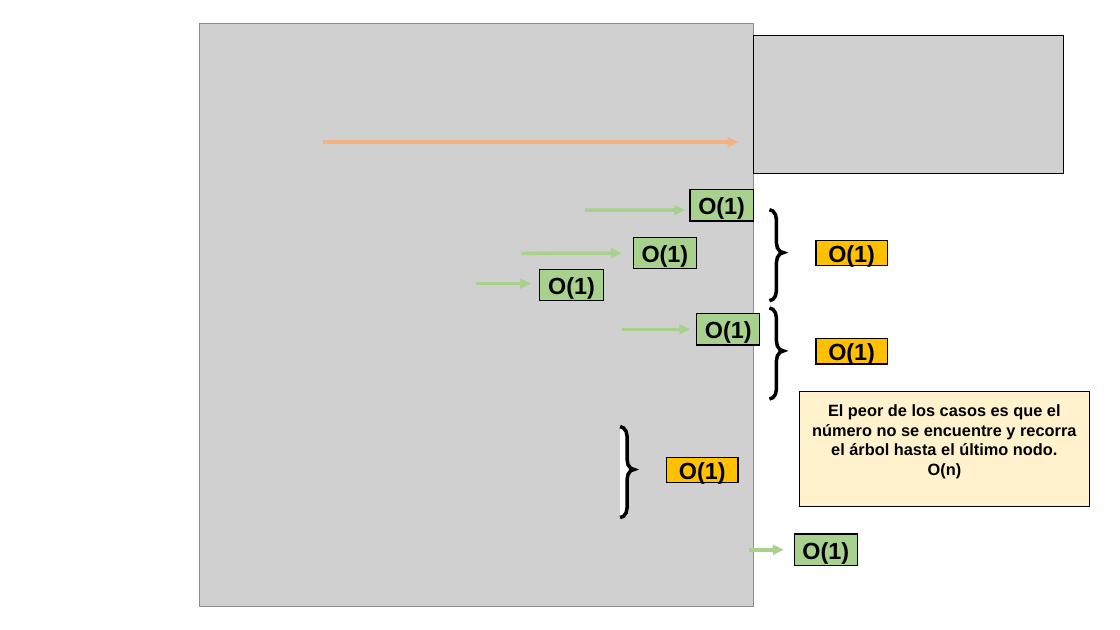
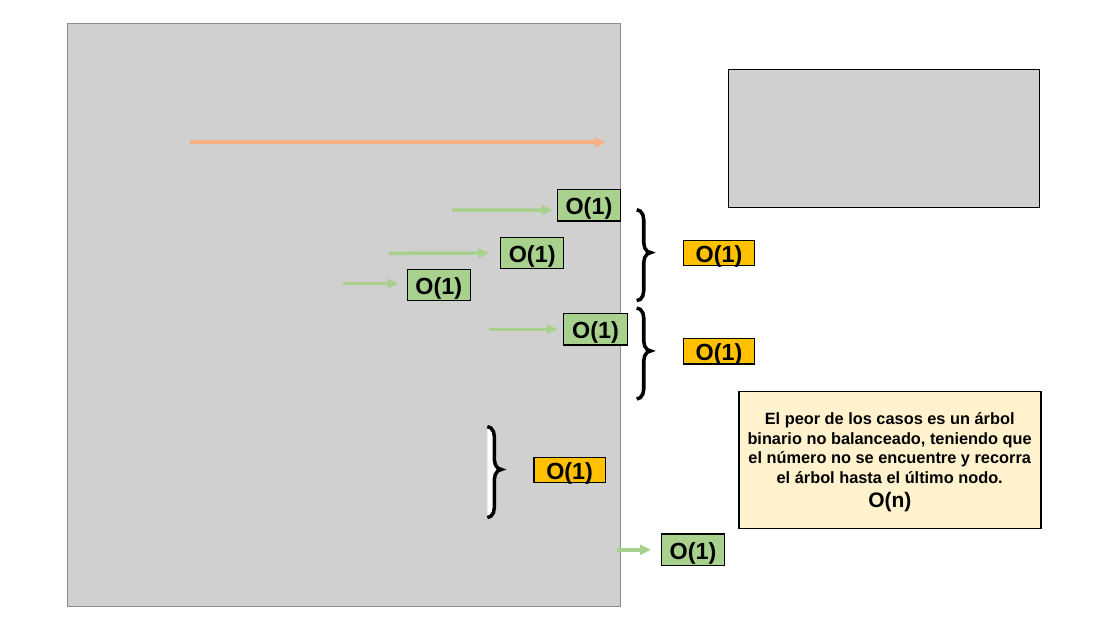
Before and after one commit to brokenerk/Analisis-Algoritmos, a slide deck: slide 3 of Practica2/AnalisisCotas.pptx. Drawn at 1120x630 pixels with LibreOffice and Linux fonts; fonts in the diff are those of the drawing; grey boxes stand for pictures. Boxes give left, top, right and bottom in pixels: in the first picture for what was removed or moved away, otherwise in the second. Text is boxed around its words. In the diff, an @@ line names an element or a change of style, - is before the commit and + after.

```diff
--- a/Practica2/AnalisisCotas.pptx
+++ b/Practica2/AnalisisCotas.pptx
@@ picture: place and size @@
-picture at bbox=[754, 35, 1065, 173]
+picture at bbox=[728, 70, 1039, 208]
@@ 3 rectangles, 2 arrows: place and size @@
-3 rectangles, 2 arrows at bbox=[323, 142, 887, 550]
+3 rectangles, 2 arrows at bbox=[191, 142, 755, 550]
@@ 5 rectangles, 4 arrows, 3 left braces, 1 picture: place and size @@
-5 rectangles, 4 arrows, 3 left braces, 1 picture at bbox=[200, 24, 857, 607]
+5 rectangles, 4 arrows, 3 left braces, 1 picture at bbox=[67, 24, 724, 607]
@@ rectangle "El peor de los casos ...": place and size @@
-rectangle "El peor de los casos ..." at bbox=[800, 392, 1090, 507]
+rectangle "El peor de los casos ..." at bbox=[739, 392, 1042, 529]
@@ text in rectangle at bbox=[748, 412, 1032, 483]: text changed @@
-El peor de los casos es que el número no se encuentre y recorra el árbol hasta el último nodo.
+El peor de los casos es un árbol binario no balanceado, teniendo que el número no se encuentre y recorra el árbol hasta el último nodo.
@@ text in rectangle at bbox=[868, 491, 911, 512]: size 14 to 18 pt in "O(n)" @@
```
Also in this commit, not shown: 1 other file.
